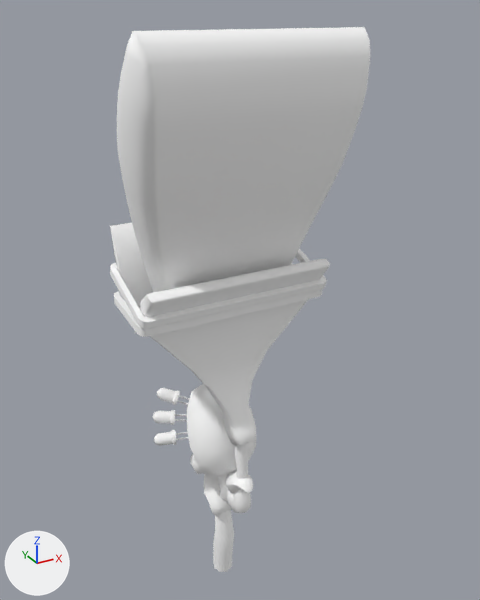
An edit to the glTF model glb/Wmn_Brush_Normal_Cstm02.glb, drawn before and after from the same camera.
Camera for both pictures: a 50 mm camera at (-1.42, -2.79, 2.82) aimed at (0.09, -0.05, 1.45). The lights are fixed; the arrows at lower left show +X, +Y and +Z. The picture after the commit comes second.

The older version as bpy lines, for what is in view:
```python
mat_m_body_cstm02 = principled_material('M_Body_Cstm02')
mat_m_body_cstm02.base_color = (1.0, 1.0, 1.0)  # white #ffffff
mat_m_body_cstm02.roughness = 1.0
mat_m_led_cstm02 = principled_material('M_LED_Cstm02')
mat_m_led_cstm02.base_color = (1.0, 1.0, 1.0)  # white #ffffff
mat_m_led_cstm02.roughness = 1.0
me_brush_low__m_body_cstm02 = bpy.data.meshes.new('Brush_low__M_Body_Cstm02')
me_brush_low__m_body_cstm02.from_pydata(...)  # 876 vertices, 1646 faces; spans x -0.55..0.55, y -0.46..0.22, z -0.35..2.75
me_brush_low__m_body_cstm02.materials.append(mat_m_body_cstm02)  # white #ffffff
me_led_low__m_led_cstm02 = bpy.data.meshes.new('LED_low__M_LED_Cstm02')
me_led_low__m_led_cstm02.from_pydata(...)  # 159 vertices, 270 faces; spans x -0.374..-0.114, y 0.011..0.216, z 0.625..0.903
me_led_low__m_led_cstm02.materials.append(mat_m_led_cstm02)  # white #ffffff
ob_brush_low__m_body_cstm02 = bpy.data.objects.new('Brush_low__M_Body_Cstm02', me_brush_low__m_body_cstm02)
ob_brush_low__m_body_cstm02.location = (0.0, 0.0, 0.0)
ob_led_low__m_led_cstm02 = bpy.data.objects.new('LED_low__M_LED_Cstm02', me_led_low__m_led_cstm02)
ob_led_low__m_led_cstm02.location = (0.0, 0.0, 0.0)
```
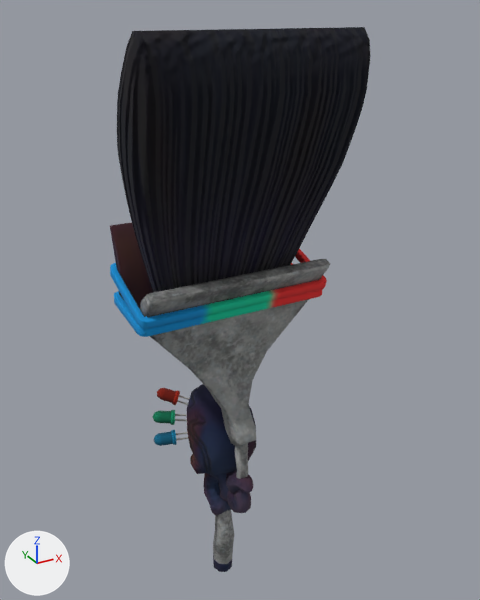
What differs and where, as boxes [x1, y1, x2, y2] in the pictures (480 x 600 px):
```json
{"object": "Brush_low__M_Body_Cstm02", "change": "surface changed", "before": [110, 27, 371, 572], "after": [110, 27, 371, 572], "on screen": "white to black"}
{"object": "LED_low__M_LED_Cstm02", "change": "surface changed", "before": [152, 388, 190, 446], "after": [152, 388, 190, 446], "on screen": "darker"}
```

The change, as JSON lines over the scene's bpy script:
```json
{"op": "add", "block": "img_m_led_cstm02_nrm", "code": ["img_m_led_cstm02_nrm = load_image('M_LED_Cstm02_Nrm', '_unpacked/M_LED_Cstm02_Nrm', 512, 512, 'Non-Color')"]}
{"op": "add", "block": "img_m_led_cstm02_alb", "code": ["img_m_led_cstm02_alb = load_image('M_LED_Cstm02_Alb', '_unpacked/M_LED_Cstm02_Alb', 512, 512, 'sRGB')"]}
{"op": "add", "block": "img_m_body_cstm02_nrm", "code": ["img_m_body_cstm02_nrm = load_image('M_Body_Cstm02_Nrm', '_unpacked/M_Body_Cstm02_Nrm', 512, 512, 'Non-Color')"]}
{"op": "add", "block": "img_m_body_cstm02_alb", "code": ["img_m_body_cstm02_alb = load_image('M_Body_Cstm02_Alb', '_unpacked/M_Body_Cstm02_Alb', 512, 512, 'sRGB')"]}
{"block": "mat_m_body_cstm02", "where": "n0 = _N.new('ShaderNodeBsdfPrincipled'); n0.name = 'Principled BSDF'"}
{"op": "remove", "block": "mat_m_body_cstm02", "code": "n0.inputs[0].default_value = (1.0, 1.0, 1.0, 1.0)  # 'Base Color', white #ffffff"}
{"op": "add", "block": "mat_m_body_cstm02", "code": "n2 = _N.new('ShaderNodeTexImage'); n2.name = 'Image Texture'"}
{"op": "add", "block": "mat_m_body_cstm02", "code": "n2.image = img_m_body_cstm02_alb"}
{"op": "add", "block": "mat_m_body_cstm02", "code": "n3 = _N.new('ShaderNodeNormalMap'); n3.name = 'Normal Map'"}
{"op": "add", "block": "mat_m_body_cstm02", "code": "n3.uv_map = 'UVMap'"}
{"op": "add", "block": "mat_m_body_cstm02", "code": "n4 = _N.new('ShaderNodeTexImage'); n4.name = 'Image Texture.001'"}
{"op": "add", "block": "mat_m_body_cstm02", "code": "n4.image = img_m_body_cstm02_nrm"}
{"op": "add", "block": "mat_m_body_cstm02", "code": "_L.new(n2.outputs[0], n0.inputs[0])  # 'Color' to 'Base Color'"}
{"op": "add", "block": "mat_m_body_cstm02", "code": "_L.new(n3.outputs[0], n0.inputs[5])  # 'Normal' to 'Normal'"}
{"op": "add", "block": "mat_m_body_cstm02", "code": "_L.new(n4.outputs[0], n3.inputs[1])  # 'Color' to 'Color'"}
{"block": "mat_m_led_cstm02", "where": "n0 = _N.new('ShaderNodeBsdfPrincipled'); n0.name = 'Principled BSDF'"}
{"op": "remove", "block": "mat_m_led_cstm02", "code": "n0.inputs[0].default_value = (1.0, 1.0, 1.0, 1.0)  # 'Base Color', white #ffffff"}
{"op": "add", "block": "mat_m_led_cstm02", "code": "n2 = _N.new('ShaderNodeTexImage'); n2.name = 'Image Texture'"}
{"op": "add", "block": "mat_m_led_cstm02", "code": "n2.image = img_m_led_cstm02_alb"}
{"op": "add", "block": "mat_m_led_cstm02", "code": "n3 = _N.new('ShaderNodeNormalMap'); n3.name = 'Normal Map'"}
{"op": "add", "block": "mat_m_led_cstm02", "code": "n3.uv_map = 'UVMap'"}
{"op": "add", "block": "mat_m_led_cstm02", "code": "n4 = _N.new('ShaderNodeTexImage'); n4.name = 'Image Texture.001'"}
{"op": "add", "block": "mat_m_led_cstm02", "code": "n4.image = img_m_led_cstm02_nrm"}
{"op": "add", "block": "mat_m_led_cstm02", "code": "_L.new(n2.outputs[0], n0.inputs[0])  # 'Color' to 'Base Color'"}
{"op": "add", "block": "mat_m_led_cstm02", "code": "_L.new(n3.outputs[0], n0.inputs[5])  # 'Normal' to 'Normal'"}
{"op": "add", "block": "mat_m_led_cstm02", "code": "_L.new(n4.outputs[0], n3.inputs[1])  # 'Color' to 'Color'"}
```
